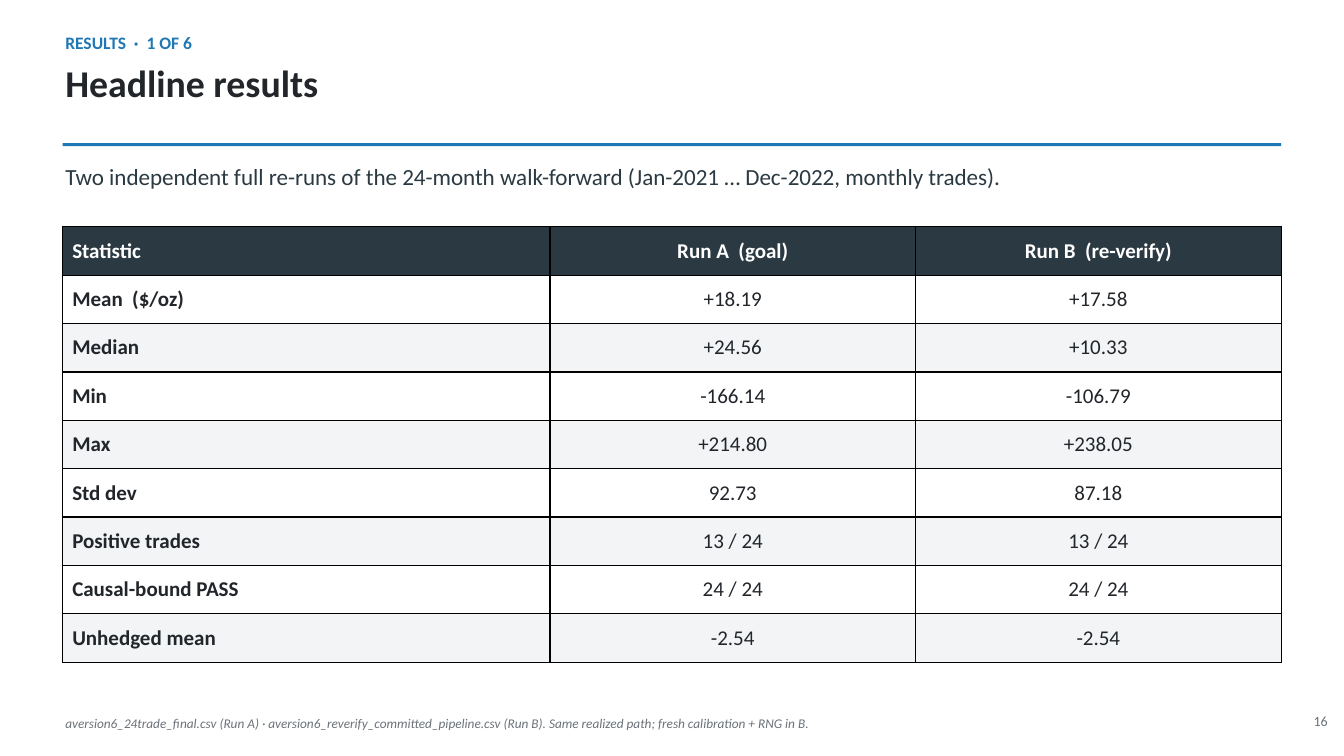
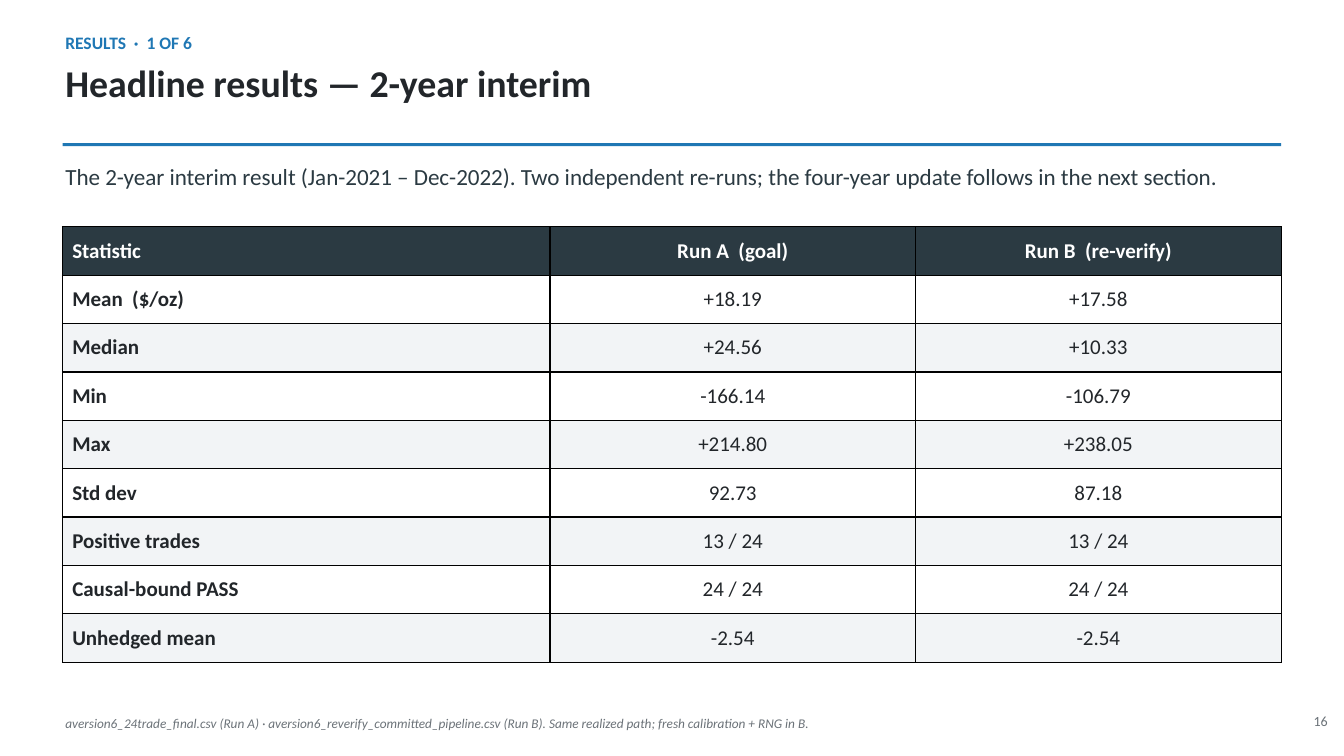
Before and after one commit to sylam/riskflow, a slide deck: slide 16 of artifacts/platinum_hedge_management_deck.pptx. Drawn at 1344x756 pixels with LibreOffice and Linux fonts; fonts in the diff are those of the drawing. Boxes give left, top, right and bottom in pixels: in the first picture for what was removed or moved away, otherwise in the second. Text is boxed around its words. In the diff, an @@ line names an element or a change of style, - is before the commit and + after.

```diff
--- a/artifacts/platinum_hedge_management_deck.pptx
+++ b/artifacts/platinum_hedge_management_deck.pptx
@@ text at (65, 70, 591, 103): text changed @@
-Headline results
+Headline results — 2-year interim
@@ text at (65, 168, 1217, 189): text changed @@
-Two independent full re-runs of the 24-month walk-forward (Jan-2021 … Dec-2022, monthly trades).
+The 2-year interim result (Jan-2021 – Dec-2022). Two independent re-runs; the four-year update follows in the next section.
```
Also in this commit, not shown: 12 other slides changed, 7 slides added.
